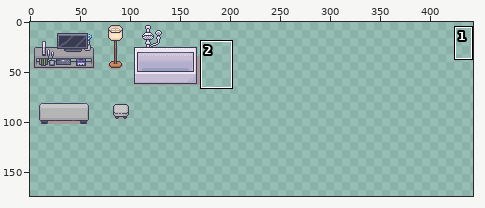
Edited in one commit: sprite sheet (tiles/Furniture.png). Above, an overview of the earlier version with the close-up marked.
Close-up. Earlier state:
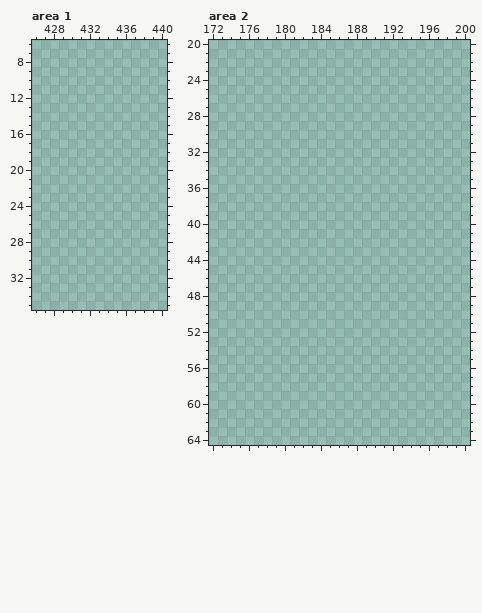
The file is 544x544 pixels. Colours within 5 levels of each other are drawn and written as one. Shown: area 1: x 426..440, y 6..35; area 2: x 172..200, y 20..64. The wide view leaves out empty margins. The commit also changed other parts of the picture, which this record leaves out.
After the commit:
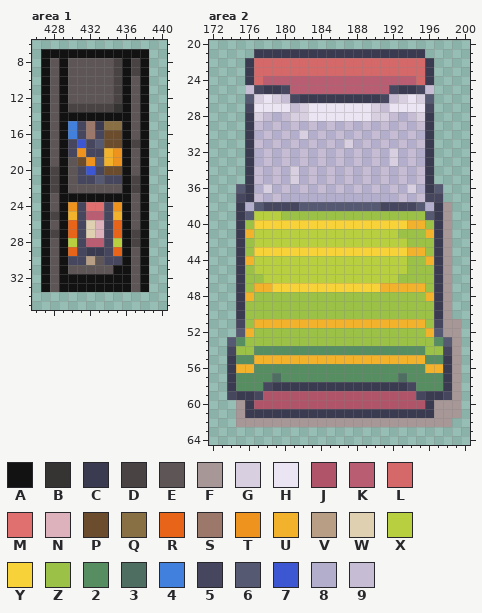
Palette (. is transparent): A #131212  B #363333  C #3a3a50  D #4a4343  E #5e5656  F #a79796  G #d8d0e0  H #ebe4f2  J #b05469  K #b95d72  L #d56868  M #e07070  N #deb2bc  P #6b4c2c  Q #887044  R #e86419  S #9c786b  T #ed931e  U #f2b22b  V #b99e86  W #e0d0b2  X #b8d040  Y #f8d239  Z #9bc246  2 #568d61  3 #4e6e61  4 #4280dd  5 #46465e  6 #565972  7 #3d56d2  8 #b2aecb  9 #c6bdd5
Change:
--- area 1
@@ x 426..440 @@
  6 ...............
- 7 ...............
- 8 ...............
- 9 ...............
-10 ...............
-11 ...............
-12 ...............
-13 ...............
-14 ...............
-15 ...............
-16 ...............
-17 ...............
-18 ...............
-19 ...............
-20 ...............
-21 ...............
-22 ...............
-23 ...............
-24 ...............
-25 ...............
-26 ...............
-27 ...............
-28 ...............
-29 ...............
-30 ...............
-31 ...............
-32 ...............
-33 ...............
+ 7 .AAAAAAAAAAAA..
+ 8 .AEAEEEEEDADA..
+ 9 .AEAEEEEEDADA..
+10 .AEAEEEEEDAEA..
+11 .AEAEEEEEDAEA..
+12 .AEAEEEEEDAEA..
+13 .AEADDDDDBAEA..
+14 .AEAAAAAAAAEA..
+15 .AEA45SCQQAEA..
+16 .AEA45S5PPAEA..
+17 .AEA5756PPADA..
+18 .AEA5T55UTAEA..
+19 .AEAEPT6UTAEA..
+20 .ADAE575PPAEA..
+21 .ADAE55655ADA..
+22 .ADAEEEEEEADA..
+23 .AEAAAAAAAAEA..
+24 .AEAT5MM5TAEA..
+25 .ADAU5KK5UAEA..
+26 .AEAR5WN5RAEA..
+27 .ADAR5WN5RADA..
+28 .AEAX5KK5XADA..
+29 .AEAR5CC5RAEA..
+30 .AEA55VE55AEA..
+31 .AEAEEEEEAAEA..
+32 .AEAAAAAAAAEA..
+33 .AEAAAAAAAAEA..
 34 ...............
--- area 2
@@ x 172..200 @@
 20 .............................
-21 .............................
-22 .............................
-23 .............................
-24 .............................
-25 .............................
-26 .............................
-27 .............................
-28 .............................
-29 .............................
-30 .............................
-31 .............................
-32 .............................
-33 .............................
-34 .............................
-35 .............................
-36 .............................
-37 .............................
-38 .............................
-39 .............................
-40 .............................
-41 .............................
-42 .............................
-43 .............................
-44 .............................
-45 .............................
-46 .............................
-47 .............................
-48 .............................
-49 .............................
-50 .............................
-51 .............................
-52 .............................
-53 .............................
-54 .............................
-55 .............................
-56 .............................
-57 .............................
-58 .............................
-59 .............................
-60 .............................
-61 .............................
-62 .............................
+21 .....CCCCCCCCCCCCCCCCCCC.....
+22 ....CLLLLLLLLLLLLLLLLLLLC....
+23 ....CLLLLLLLLLLLLLLLLLLLC....
+24 ....CLKKKKKKKKKKKKKKKKKLC....
+25 ....95CC5KKKKKKKKKKK5CC59....
+26 ....6GHG95CCCCCCCCC59GHG6....
+27 ....5HHHH9GHHHHHHHG9HHHH5....
+28 ....CG989GGHHHHHHHGG989GC....
+29 ....C9898989898989898989C....
+30 ....C89898G8989898989898C....
+31 ....C9898989898G89898989C....
+32 ....C898989898989898G898C....
+33 ....C898989898989898G898C....
+34 ....C9898G89898989898989C....
+35 ....C9898G89898989898989C....
+36 ...6C8G898989898989898G8C6...
+37 ...5C989888888888888898955...
+38 ...C865555666666666555568CF..
+39 ...C6XXXZZZZZZZZZZZZZZZZ6CF..
+40 ...CZYYYYYYYYYYYYYYYYYUUZCF..
+41 ...CUXXXXXXXXXXXXXXXXZZZUCF..
+42 ...CZXXXXXXXXXXXXXXXXXZZZCF..
+43 ...CZYYYYYYYYYYYYYYYYYUUZCF..
+44 ...CUXXXXXXXXXXXXXXXXXZZUCF..
+45 ...CZXXXXXXXXXXXXXXXXXZZZCF..
+46 ...CZZXXXXXXXXXXXXXXXZZZZCF..
+47 ...CZUUYYYYYYYYYYYYUUUUUZCF..
+48 ...CUZZZZZZZZZZZZZZZZZZZUCF..
+49 ...CZZZZZZZZZZZZZZZZZZZZZCF..
+50 ...CZZZZZZZZZZZZZZZZZZZZZCF..
+51 ...5ZUUUUUUUUUUUUUUUUUUUZ5FF.
+52 ...6UZZZZZZZZZZZZZZZZZZZU6FF.
+53 ..62ZZZZZZZZZZZZZZZZZZZZZ26F.
+54 ..5ZZ2222222222222222222ZZ5F.
+55 ..C22UUUUUUUUUUUUUUUUUUU22CF.
+56 ..CUU2222222222222222222UUCF.
+57 ..C22223222222222222232222CF.
+58 ..C2225CCCCCCCCCCCCCCC5222CF.
+59 ..5CC5JJJJJJJJJJJJJJJJJ5CC5F.
+60 ...FCJJJJJJJJJJJJJJJJJJJCFFF.
+61 ...FCCCCCCCCCCCCCCCCCCCCCFFF.
+62 ...FFFFFFFFFFFFFFFFFFFFFFFF..
 63 .............................
Where, in picture pixels (left, top, right, bottom), the same in both close-ups:
added: (41, 49, 149, 292)
added: (227, 49, 461, 427)
